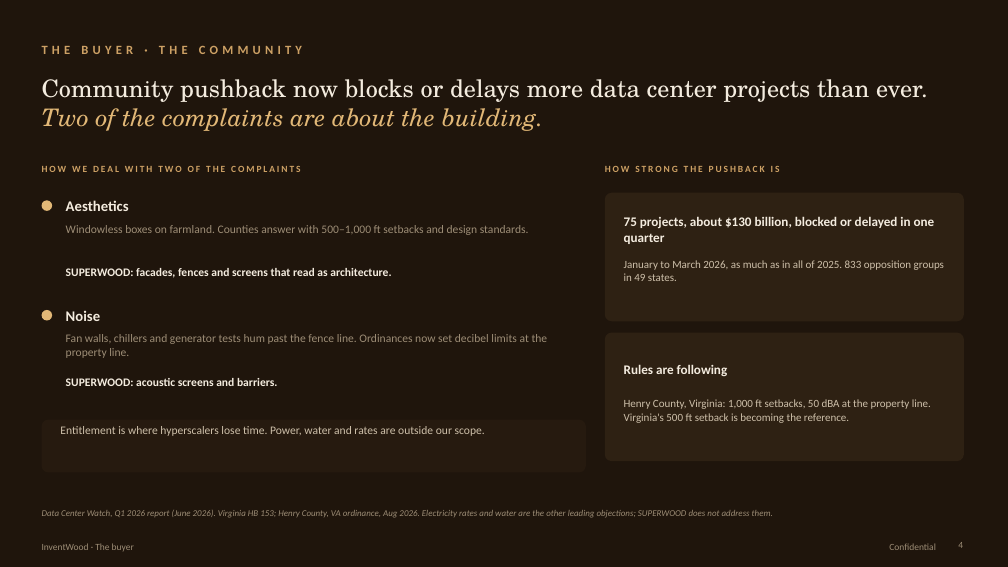
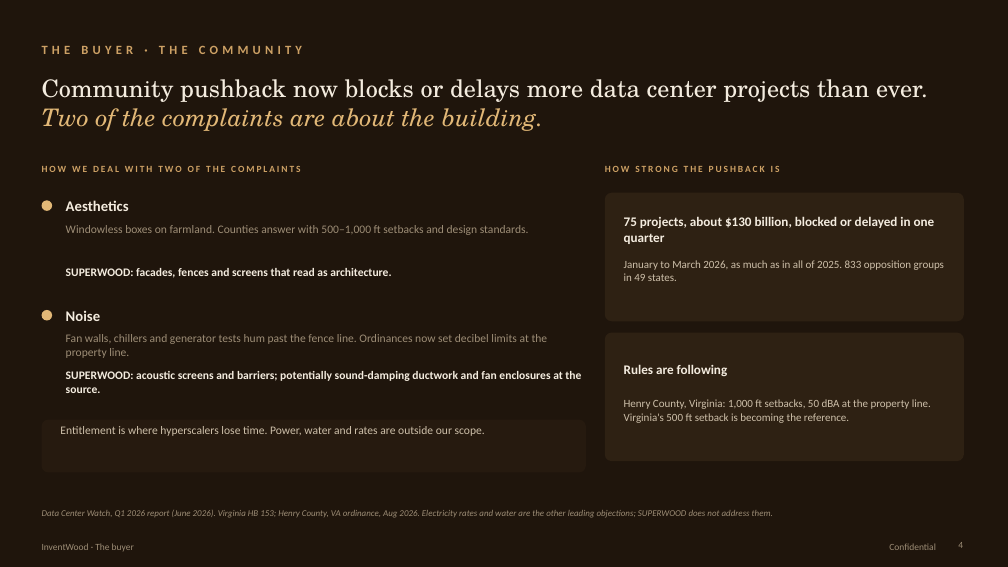
Before and after one commit to alau-hi/decks, a slide deck: slide 4 of superwood-datacenter-investor/SUPERWOOD-for-Data-Centers-Companion.pptx. Drawn at 1008x567 pixels with LibreOffice and Linux fonts; fonts in the diff are those of the drawing. Boxes give left, top, right and bottom in pixels: in the first picture for what was removed or moved away, otherwise in the second. Text is boxed around its words. In the diff, an @@ line names an element or a change of style, - is before the commit and + after.

```diff
--- a/superwood-datacenter-investor/SUPERWOOD-for-Data-Centers-Companion.pptx
+++ b/superwood-datacenter-investor/SUPERWOOD-for-Data-Centers-Companion.pptx
@@ text at [66, 371, 581, 393]: text changed @@
-SUPERWOOD: acoustic screens and barriers.
+SUPERWOOD: acoustic screens and barriers; potentially sound-damping ductwork and fan enclosures at the source.
```
Also in this commit, not shown: 3 other files.
